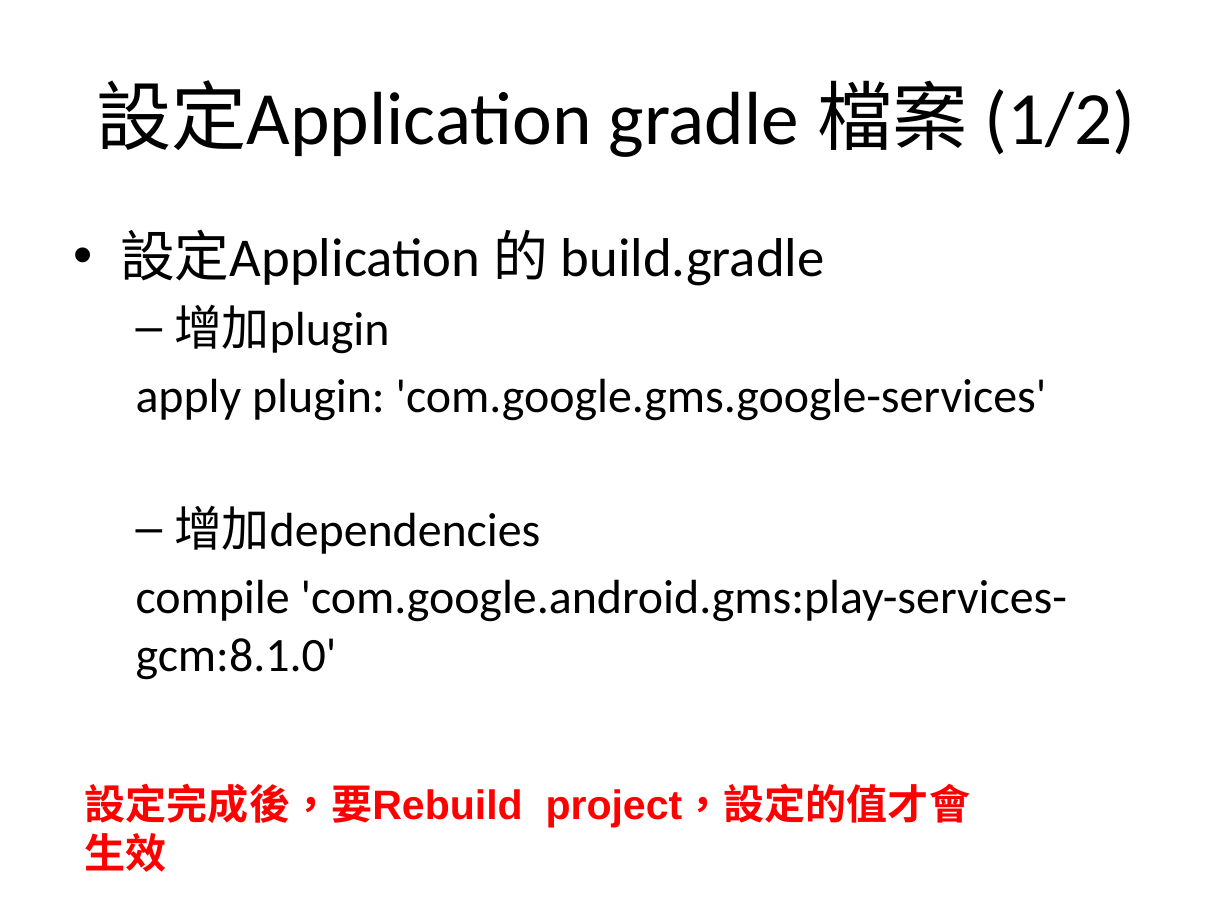
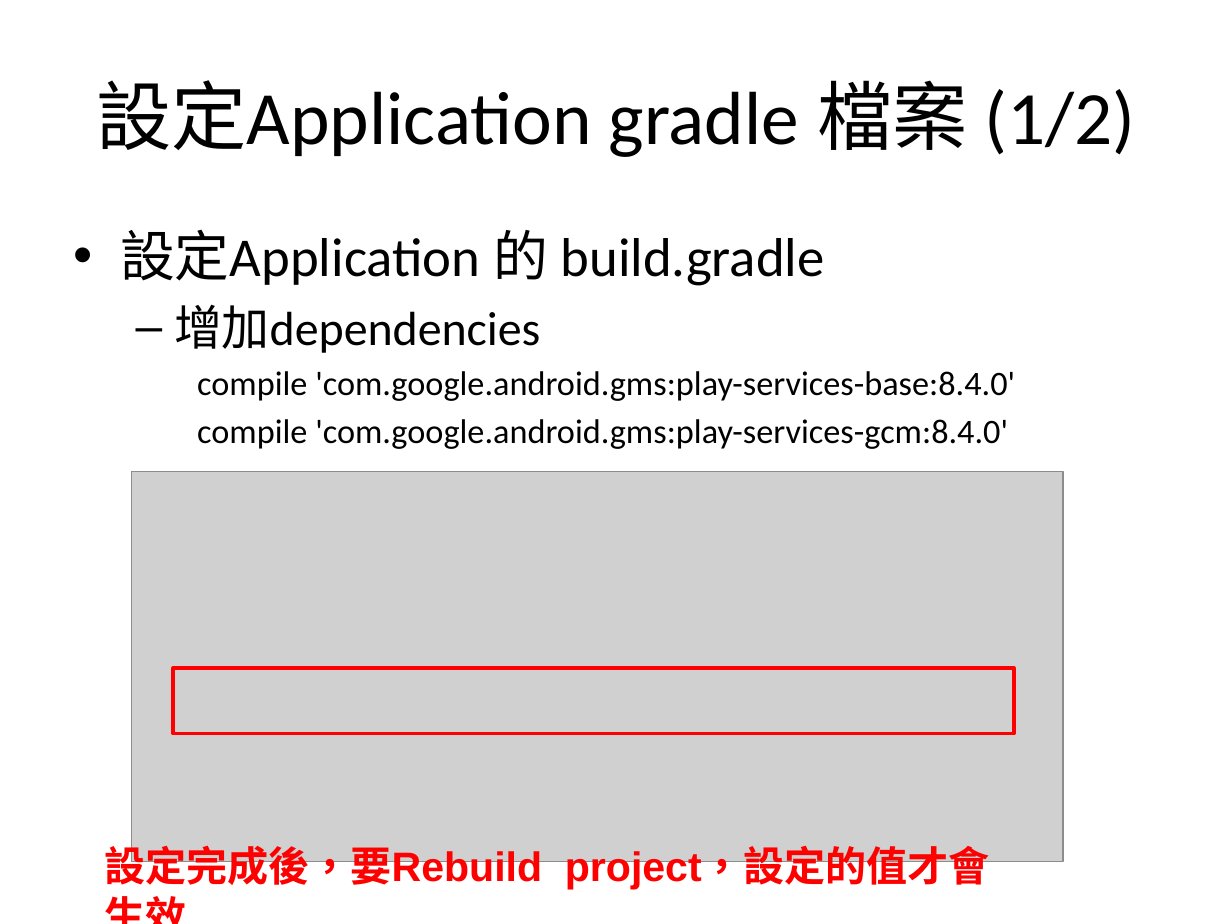
Before and after one commit to sonnyshih/AndroidDemoSample, a slide deck: slide 18 of CustomerUIDemo/GCM instruction.pptx (slide 19 before the commit). Drawn at 1232x924 pixels with LibreOffice and Linux fonts; fonts in the diff are those of the drawing; grey boxes stand for pictures. Boxes give left, top, right and bottom in pixels: in the first picture for what was removed or moved away, otherwise in the second. Text is boxed around its words. In the diff, an @@ line names an element or a change of style, - is before the commit and + after.

Commit message:
1. Add the Google Smart Lock Demo

```diff
--- a/CustomerUIDemo/GCM instruction.pptx
+++ b/CustomerUIDemo/GCM instruction.pptx
@@ text at [136,304,1047,421]: paragraphs removed @@
-  – 增加plugin
-  apply plugin: 'com.google.gms.google-services'
@@ text at [197,371,1015,449]: text changed; size 28 to 20 pt @@
-  compile 'com.google.android.gms:play-services-gcm:8.1.0'
+    compile 'com.google.android.gms:play-services-base:8.4.0'
+    compile 'com.google.android.gms:play-services-gcm:8.4.0'
@@ picture added at [132,472,1063,862] @@
@@ rectangle added at [174,668,1014,733], outline #FF0000 2 pt @@
@@ text "設定完成後，要Rebuild project，設定的值才會生效" rewrapped from [85,783,971,872] to [104,839,990,892] @@
```
Also in this commit, not shown: 1 other slide changed, 6 slides added, 2 slides removed, 15 other files.
